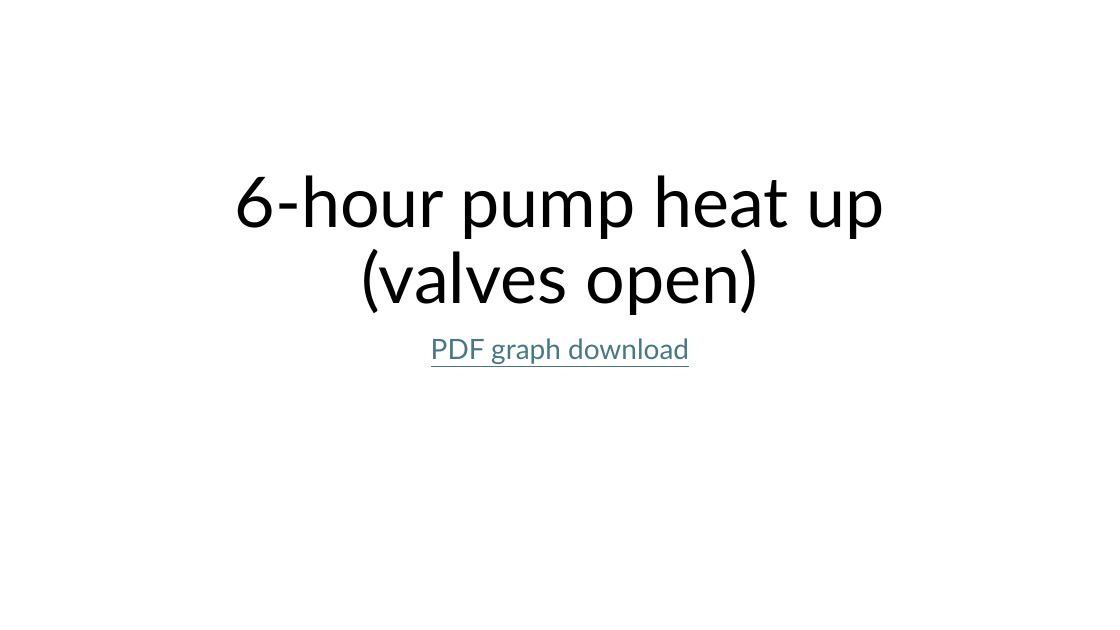
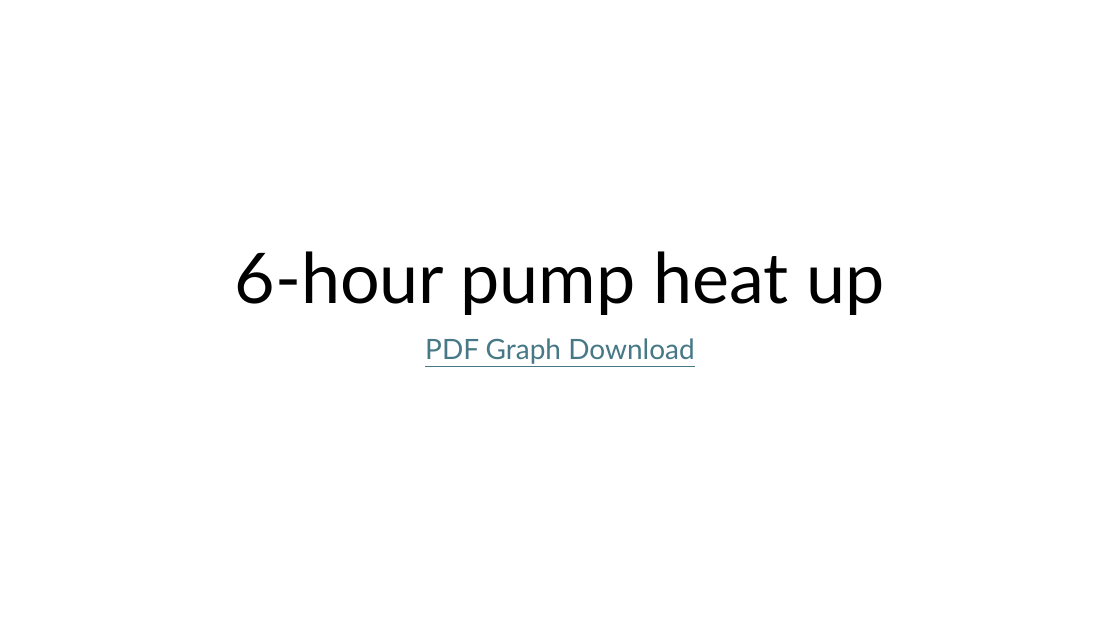
Before and after one commit to ARTS-Laboratory/thermal-loop, a slide deck: slide 4 of resources/Thermal_loop_data/Thermal Loop Data Graphs.pptx (slide 2 before the commit). Drawn at 1120x630 pixels with LibreOffice and Linux fonts; fonts in the diff are those of the drawing. Boxes give left, top, right and bottom in pixels: in the first picture for what was removed or moved away, otherwise in the second. Text is boxed around its words. In the diff, an @@ line names an element or a change of style, - is before the commit and + after.

```diff
--- a/resources/Thermal_loop_data/Thermal Loop Data Graphs.pptx
+++ b/resources/Thermal_loop_data/Thermal Loop Data Graphs.pptx
@@ title at [235,251,885,315]: text changed @@
-6-hour pump heat up
-(valves open)
+6-hour pump heat up
@@ subtitle at [425,338,694,364]: text changed @@
-PDF graph download
+PDF Graph Download
```
Also in this commit, not shown: 2 other slides changed, 16 slides added.
